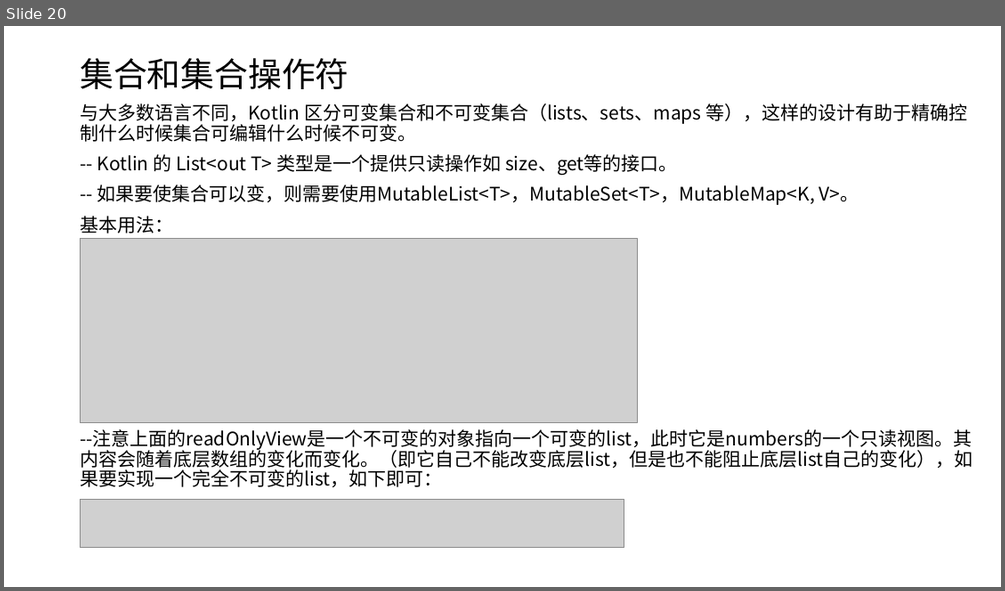
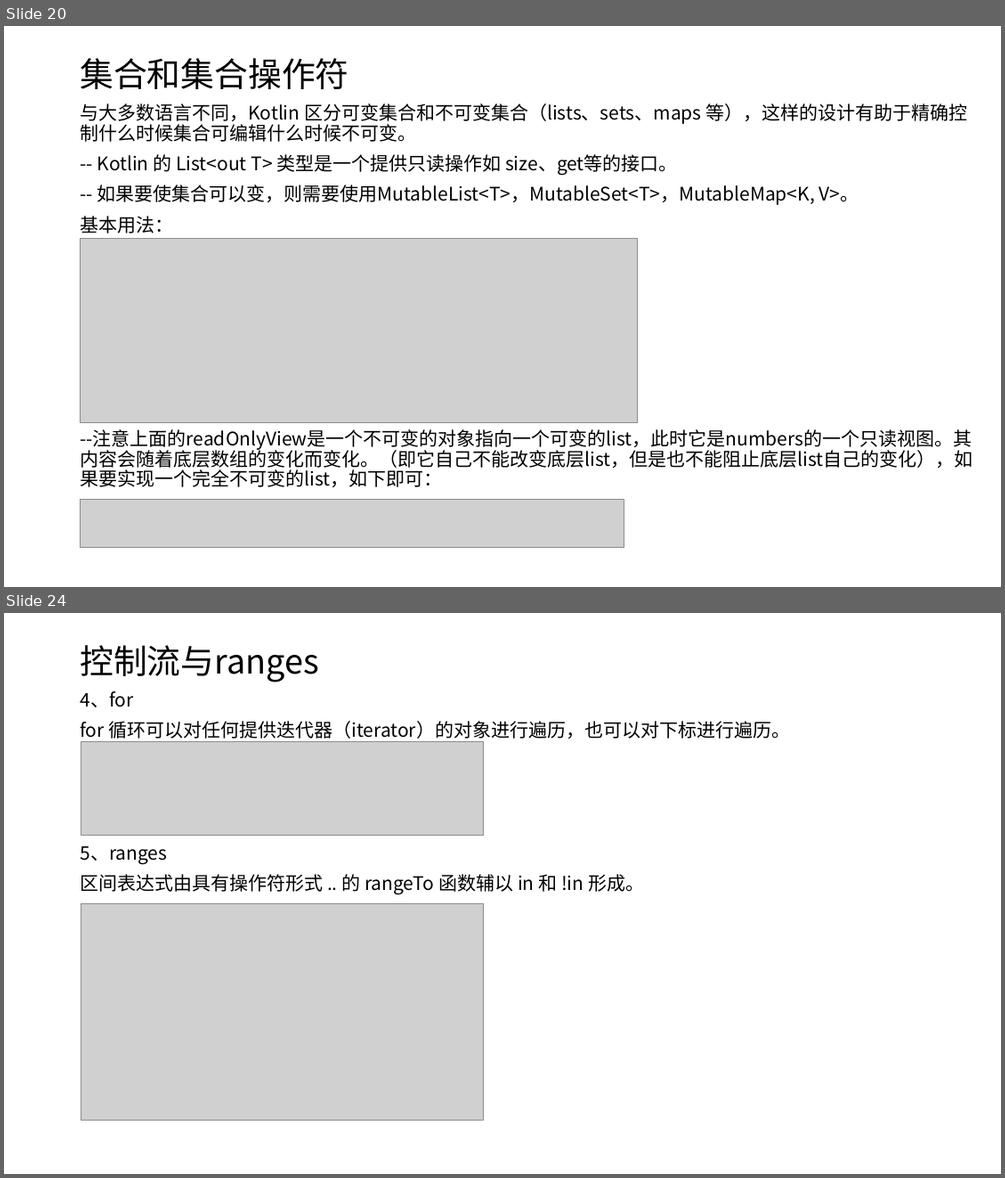
Before and after one commit to shenbibo/KotlinWeather, a slide deck: docs/初探kotlin.pptx. Shown one above the other, each under a label of ours: slide 20 before the commit, slides 20 and 24 after it; the slides between them are not shown. The pictures are 1005x591 and 1005x1178 pixels, drawn with LibreOffice and Linux fonts; fonts in the diff are those of the drawing; grey boxes stand for pictures. Boxes give left, top, right and bottom in pixels: in the first picture for what was removed or moved away, otherwise in the second. Text is boxed around its words. In the diff, an @@ line names an element or a change of style, - is before the commit and + after.

Commit message:
智能转换和表达式

```diff
--- a/docs/初探kotlin.pptx
+++ b/docs/初探kotlin.pptx
@@ slide 24 added at bbox=[4, 613, 1001, 1174], background #FFFFFF @@
@@ title added at bbox=[80, 645, 319, 682], 32.4 pt, text #000000 @@
+控制流与ranges
@@ text added at bbox=[80, 691, 791, 894], 18 pt, text #000000 @@
+4、for
+for 循环可以对任何提供迭代器（iterator）的对象进行遍历，也可以对下标进行遍历。
+5、ranges
+区间表达式由具有操作符形式 .. 的 rangeTo 函数辅以 in 和 !in 形成。
@@ picture added at bbox=[81, 742, 484, 835] @@
@@ picture added at bbox=[81, 904, 484, 1120] @@
```
Also in this commit, not shown: 3 slides changed, 5 other slides added, 4 other files.
